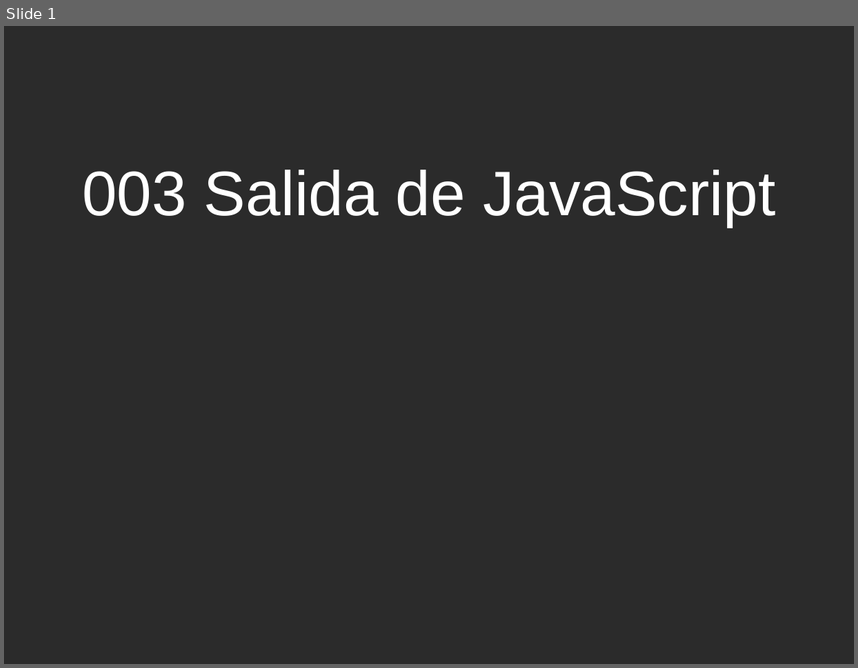
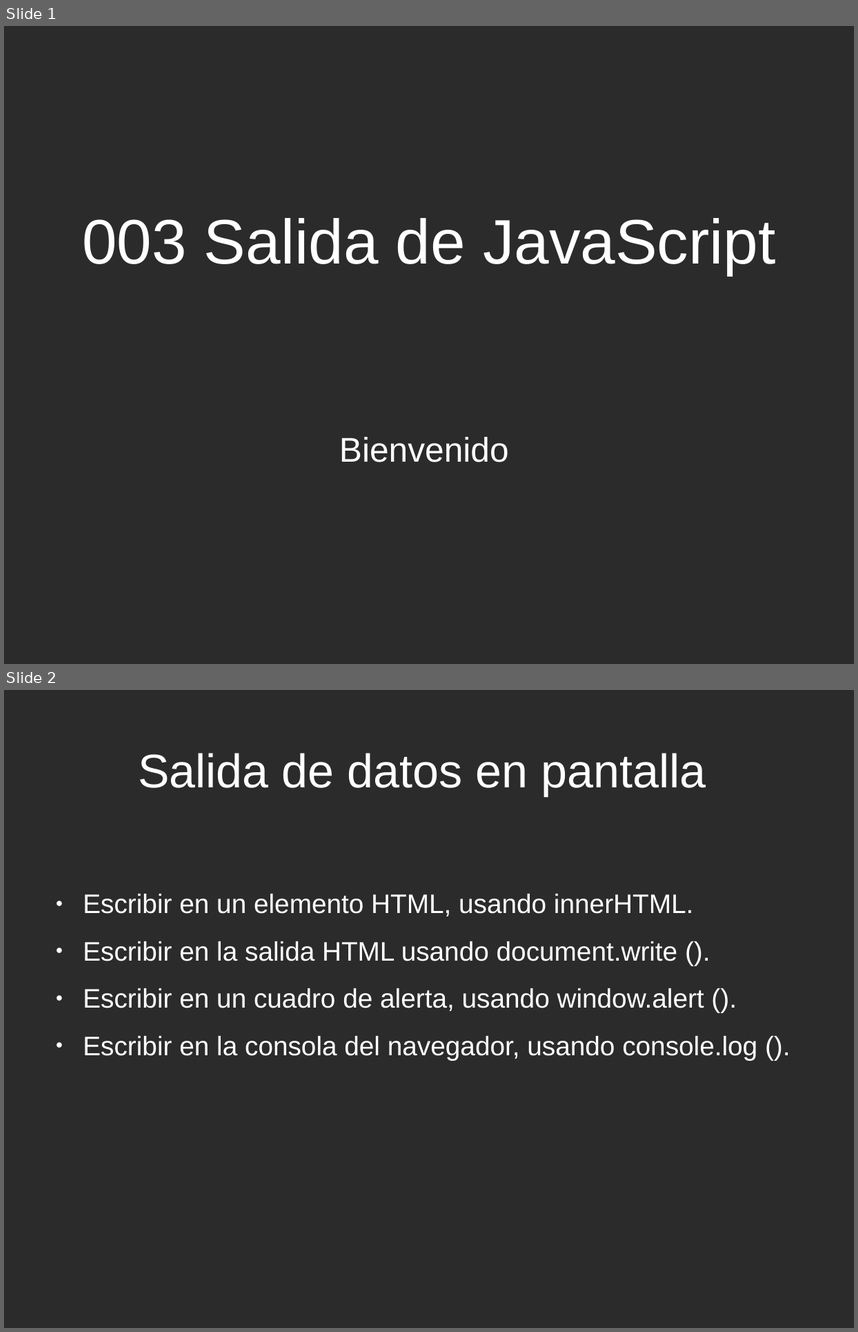
Before and after one commit to caleman9791/Curso_de_JavaScript, a slide deck: 001-Tutorial-de-JavaScript/003-Salida-de-JavaScript/003-Salida-de-JavaScript.odp. Shown one above the other, each under a label of ours: slide 1 before the commit, slides 1 and 2 after it. The pictures are 858x668 and 858x1332 pixels, drawn with LibreOffice and Linux fonts; fonts in the diff are those of the drawing; background and template pictures are left out; a plain dark background stands for a picture behind light text. Boxes give left, top, right and bottom in pixels: in the first picture for what was removed or moved away, otherwise in the second. Text is boxed around its words. In the diff, an @@ line names an element or a change of style, - is before the commit and + after.

Commit message:
003 video 1 completado y publicado , falta explicar en detalle las salidas en un video 2

```diff
--- a/001-Tutorial-de-JavaScript/003-Salida-de-JavaScript/003-Salida-de-JavaScript.odp
+++ b/001-Tutorial-de-JavaScript/003-Salida-de-JavaScript/003-Salida-de-JavaScript.odp
@@ slide 2 added at (4,690,854,1328), background picture (left out) @@
@@ title added at (138,753,706,796), 44 pt, text #FFFFFF @@
+Salida de datos en pantalla
@@ text added at (83,894,757,1060), 25 pt, text #FFFFFF @@
+● Escribir en un elemento HTML, usando innerHTML.
+● Escribir en la salida HTML usando document.write ().
+● Escribir en un cuadro de alerta, usando window.alert ().
+● Escribir en la consola del navegador, usando console.log ().
@@ slide 1 changed as well @@
@@ title "003 Salida de JavaScript": place and size @@
-title "003 Salida de JavaScript" at (82,170,775,227)
+title "003 Salida de JavaScript" at (82,218,775,275)
@@ subtitle added at (339,437,509,462), 32 pt, text #FFFFFF @@
+Bienvenido
```
Also in this commit, not shown: 6 other slides added, 2 slides removed, 3 other files.
